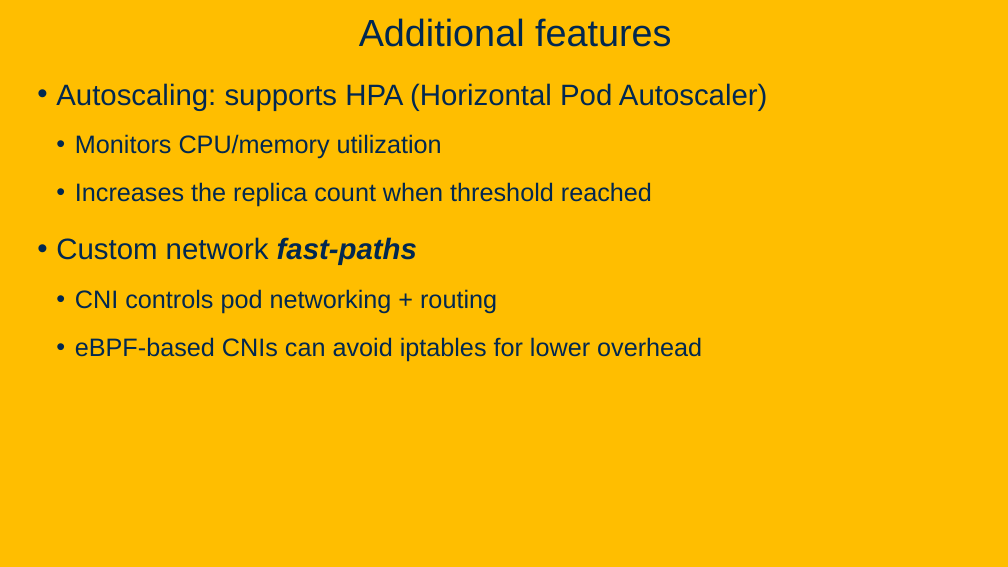
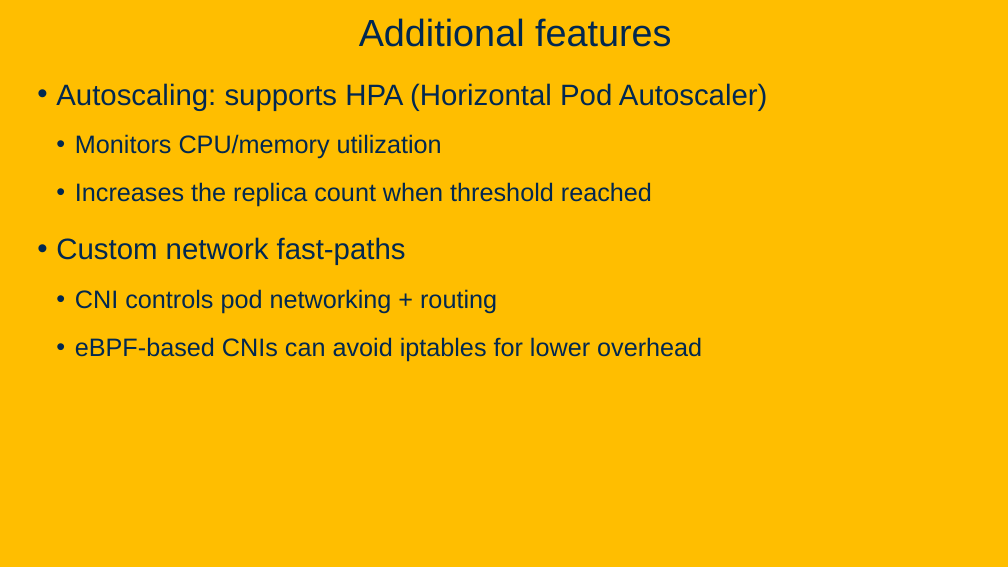
Before and after one commit to davsec-teaching/W26_ECS_160, a slide deck: slide 42 of slides/Kubernetes.pptx (slide 36 before the commit). Drawn at 1008x567 pixels with LibreOffice and Linux fonts; fonts in the diff are those of the drawing; background and template pictures are left out. Boxes give left, top, right and bottom in pixels: in the first picture for what was removed or moved away, otherwise in the second. Text is boxed around its words. In the diff, an @@ line names an element or a change of style, - is before the commit and + after.

```diff
--- a/slides/Kubernetes.pptx
+++ b/slides/Kubernetes.pptx
@@ text at [56, 237, 406, 265]: bold off, italic off in "fast-paths" @@
```
Also in this commit, not shown: 16 other slides changed, 7 slides added, 1 slide removed, 1 other file.
